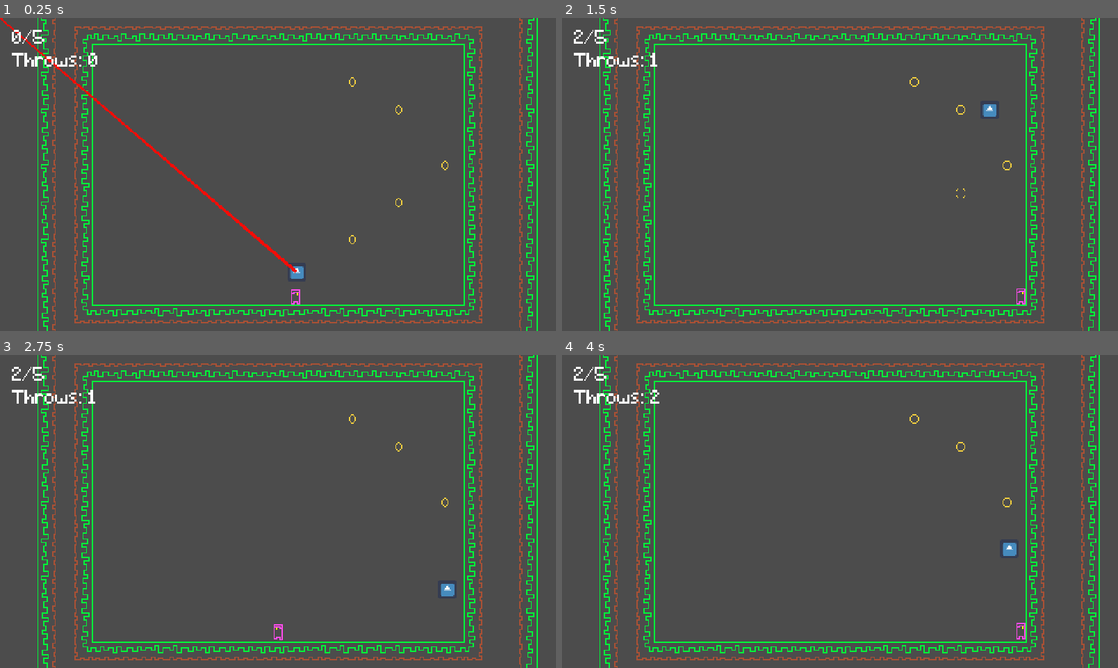
Above: before the commit, frames 1-4 (two rows, left to right).
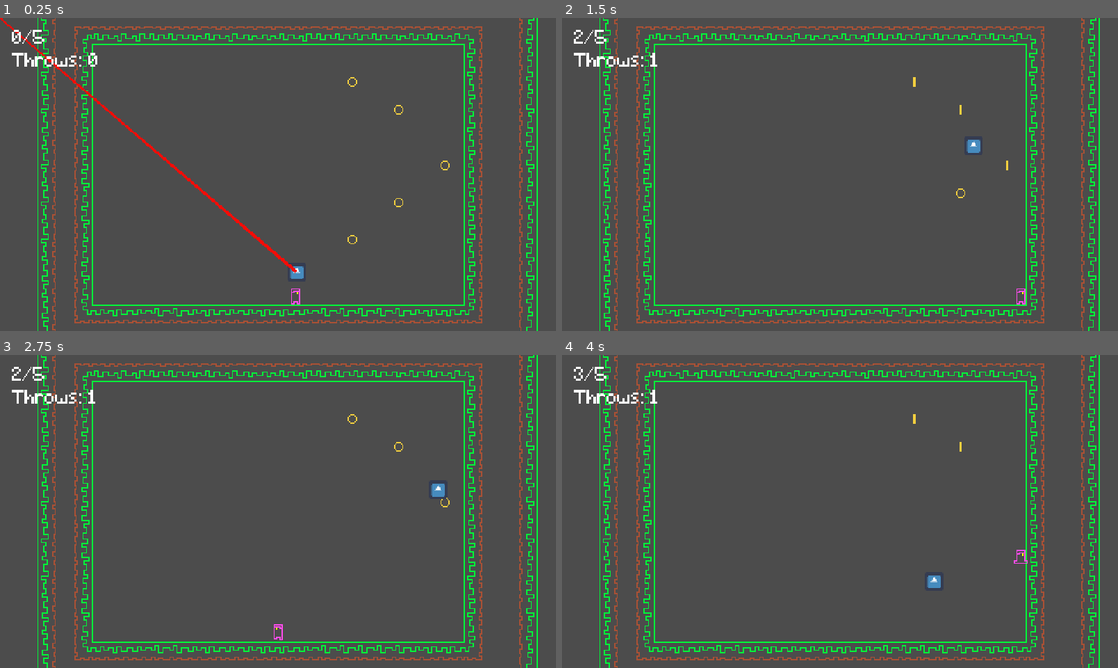
Above: after the commit, the same moments.

Repository: kmatt10/ret_plat_tut
Game: Godot game, scene res://levels/Level00.tscn
The game is run twice, just before and just after one commit, with the same random seed, the same clock (stepped at 60 frames per second) and the same inputs. The engine's default icon, where the game draws it, is replaced by a stand-in: a white triangle on a blue panel in a dark square. Sound files missing from this copy of the repository are replaced by a short silence.
Inputs (mouse positions are in pixels of both pictures, inside the frame that each line leads up to):
- Up to frame 1 (0.25 s): no input
- Up to frame 2 (1.5 s): tap Enter (confirm) at 0.5, 0.6 s; move the mouse to (962, 158) at 0.52 s; hold D (move_right) from 0.53 s (still down); tap W (jump) at 0.77 s; tap Space (throw) at 0.8, 1.35 s; move the mouse to (728, 190) at 1.27 s
- Up to frame 3 (2.75 s): tap W (jump) at 1.52 s; tap Enter (confirm) at 1.55 s; move the mouse to (333, 442) at 2.02 s; release D (move_right) at 2.03 s; hold A (move_left) from 2.03 s (still down); hold Left (aim_left) from 2.03 s (still down); tap Space (throw) at 2.3 s
- Up to frame 4 (4 s): move the mouse to (812, 574) at 2.77 s; release A (move_left) at 2.78 s; release Left (aim_left) at 2.78 s; hold D (move_right) from 2.78 s (still down); tap Right (aim_right) at 2.85 s; tap W (jump) at 3.02, 3.77 s; tap Enter (confirm) at 3.05 s; move the mouse to (1006, 558) at 3.52 s; hold Up (aim_up) from 3.53 s (still down); tap Space (throw) at 3.8 s

The runs differ from the first frame. In frame 1, 0.1% of the frame differs, in the area x 52-81%, y 18-89%; in frame 2, 0.3%; in frame 3, 0.3%; in frame 4, 0.4%, in the area x 2-84%, y 5-91%.

Commit message:
Bug fixes and final
Fixed double-count bug on coins, added a final message, game is fully playable!

Also finished up the 'wall-bounce' mechanic

Diff:
--- a/levels/Level00-1.tscn
+++ b/levels/Level00-1.tscn
@@ -244,7 +244,6 @@
 position = Vector2( 128, 200 )
 
 [node name="CanvasLayer" type="CanvasLayer" parent="."]
-visible = false
 
 [node name="HUD" parent="CanvasLayer" instance=ExtResource( 4 )]
 anchor_left = -0.167
--- a/levels/Level00-2.gd
+++ b/levels/Level00-2.gd
@@ -3,4 +3,4 @@
 onready var tip_text = $CanvasLayer/HUD/MarginContainer/HBoxContainer/LevelTips
 
 func _ready():
-	tip_text.text = """"""
+	tip_text.text = """Try 'throwing' *again*..."""
--- a/levels/Level00-2.tscn
+++ b/levels/Level00-2.tscn
@@ -220,18 +220,35 @@
 tile_set = SubResource( 1 )
 cell_size = Vector2( 16, 16 )
 format = 1
-tile_data = PoolIntArray( -131075, 0, 0, -131074, 0, 3, -131 …(1861 unchanged characters)… 27678, 0, 65539, 327679, 0, 131076, 262147, 0, 0, 262148, 0, 4, 262166, 0, 65536, 262167, 0, 131076, 393213, 0, 65536, 393214, 0, 65539, 393215, 0, 131076, 327683, 0, 131072, 327684, 0, 65540, 327702, 0, 196608, 327703, 0, 196612, 458749, 0, 196608, 458750, 0, 65539, 458751, 0, 131076, 393219, 0, 196608, 393220, 0, 65540, 393238, 0, 65536, 393239, 0, 196612, 524285, 0, 65536, 524286, 0, 65539, 524287, 0, 196612, 458755, 0, 131072, 458756, 0, 65540, 458774, 0, 196608, 458775, 0, 65540, 589821, 0, 196608, 589822, 0, 65539, 589823, 0, 131076, 524291, 0, 65536, 524292, 0, 196612, 524310, 0, 65536, 524311, 0, 196612, 655357, 0, 65536, 655358, 0, 65539, 655359, 0, 196612, 589827, 0, 262144, 589828, 0, 262148, 589843, 0, 0, 589844, 0, 3, 589845, 0, …(2110 unchanged characters)…
+tile_data = PoolIntArray( -131075, 0, 0, -131074, 0, 3, -131 …(1861 unchanged characters)… 27678, 0, 65539, 327679, 0, 131076, 262166, 0, 65536, 262167, 0, 131076, 393213, 0, 65536, 393214, 0, 65539, 393215, 0, 131076, 327702, 0, 196608, 327703, 0, 196612, 458749, 0, 196608, 458750, 0, 65539, 458751, 0, 131076, 393238, 0, 65536, 393239, 0, 196612, 524285, 0, 65536, 524286, 0, 65539, 524287, 0, 196612, 458774, 0, 196608, 458775, 0, 65540, 589821, 0, 196608, 589822, 0, 65539, 589823, 0, 131076, 524310, 0, 65536, 524311, 0, 196612, 655357, 0, 65536, 655358, 0, 65539, 655359, 0, 196612, 589843, 0, 0, 589844, 0, 3, 589845, 0, …(2110 unchanged characters)…
 
 [node name="Player" parent="." instance=ExtResource( 2 )]
 position = Vector2( 176, 216 )
 
 [node name="Coin" parent="." instance=ExtResource( 3 )]
-position = Vector2( 335, 57 )
+position = Vector2( 40, 136 )
+
+[node name="Coin2" parent="." instance=ExtResource( 3 )]
+position = Vector2( 8, 168 )
+
+[node name="Coin3" parent="." instance=ExtResource( 3 )]
+position = Vector2( 8, 104 )
+
+[node name="Coin4" parent="." instance=ExtResource( 3 )]
+position = Vector2( 40, 72 )
+
+[node name="Coin5" parent="." instance=ExtResource( 3 )]
+position = Vector2( 8, 40 )
+
+[node name="Coin6" parent="." instance=ExtResource( 3 )]
+position = Vector2( 40, 8 )
+
+[node name="Coin7" parent="." instance=ExtResource( 3 )]
+position = Vector2( 280, 208 )
 
 [node name="CanvasLayer" type="CanvasLayer" parent="."]
 
 [node name="HUD" parent="CanvasLayer" instance=ExtResource( 4 )]
-visible = false
 anchor_left = -0.167
 anchor_top = -0.207
 anchor_right = 0.883
@@ -239,8 +256,9 @@
 margin_top = 55.89
 margin_right = -103.84
 margin_bottom = -46.0
-score_limit = 10
+score_limit = 7
 next_level = "00-2"
+final_level = true
 
 [node name="Ball" parent="." instance=ExtResource( 5 )]
 position = Vector2( 220, 118 )
--- a/pickups/Coin.gd
+++ b/pickups/Coin.gd
@@ -2,10 +2,15 @@
 
 const score_value = 1
 
+onready var hitbox = $CollisionShape2D
+enum Coinstate {FREE, GATHERED}
+var coin_state = Coinstate.FREE
+
 
 func _on_Coin_body_entered(body: Node) -> void:
 	if body.name == "Ball":
-		if body.is_free():
+		if body.is_free() && coin_state == Coinstate.FREE:
+			coin_state = Coinstate.GATHERED
 			$AnimatedSprite.play("pickup")
 			$AudioStreamPlayer2D.play()
 			Events.emit_signal("score_changed", score_value)
--- a/pickups/Coin.tscn
+++ b/pickups/Coin.tscn
@@ -71,6 +71,7 @@
 [node name="AnimatedSprite" type="AnimatedSprite" parent="."]
 frames = SubResource( 6 )
 animation = "spin"
+frame = 2
 playing = true
 
 [node name="CollisionShape2D" type="CollisionShape2D" parent="."]
--- a/player/Ball.gd
+++ b/player/Ball.gd
@@ -4,7 +4,7 @@
 # Declare member variables here. Examples:
 # var a = 2
 # var b = "text"
-var ball_speed = 200
+var ball_speed = 150
 var can_flip = false
 enum BallState  { FREE, CAUGHT }
 
--- a/player/Player.tscn
+++ b/player/Player.tscn
@@ -58,7 +58,6 @@
 [node name="AnimatedSprite" type="AnimatedSprite" parent="."]
 frames = SubResource( 8 )
 animation = "idle"
-frame = 1
 playing = true
 
 [node name="CollisionShape2D" type="CollisionShape2D" parent="."]
--- a/ui/HUD.gd
+++ b/ui/HUD.gd
@@ -11,6 +11,7 @@
 var throw_count = 0
 export var next_level = "01"
 var score_reached = false
+export var final_level = false
 
 func _ready() -> void:
 	label.text = str(score) + "/" + str(score_limit)
@@ -28,9 +29,11 @@
 
 func _process(delta):
 	if Input.is_action_just_pressed("confirm"):
-		if score_reached:
+		if score_reached && !final_level:
 			level_tips.text = ""
 			get_tree().change_scene("res://levels/Level" + next_level + ".tscn")
+		elif final_level:
+			level_tips.text = "That's all for now! Thanks for playing"
 
 	if Input.is_action_just_pressed("Restart"):
 		get_tree().reload_current_scene()
Not shown, added: export_presets.cfg
